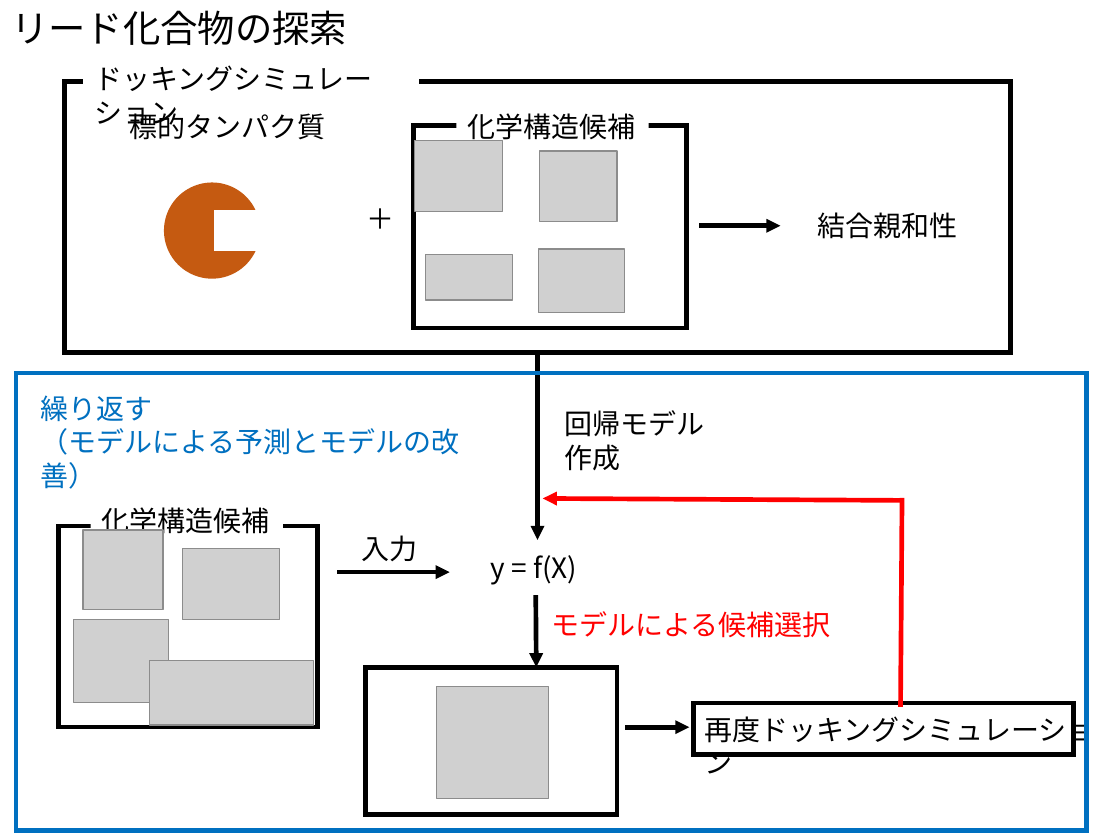
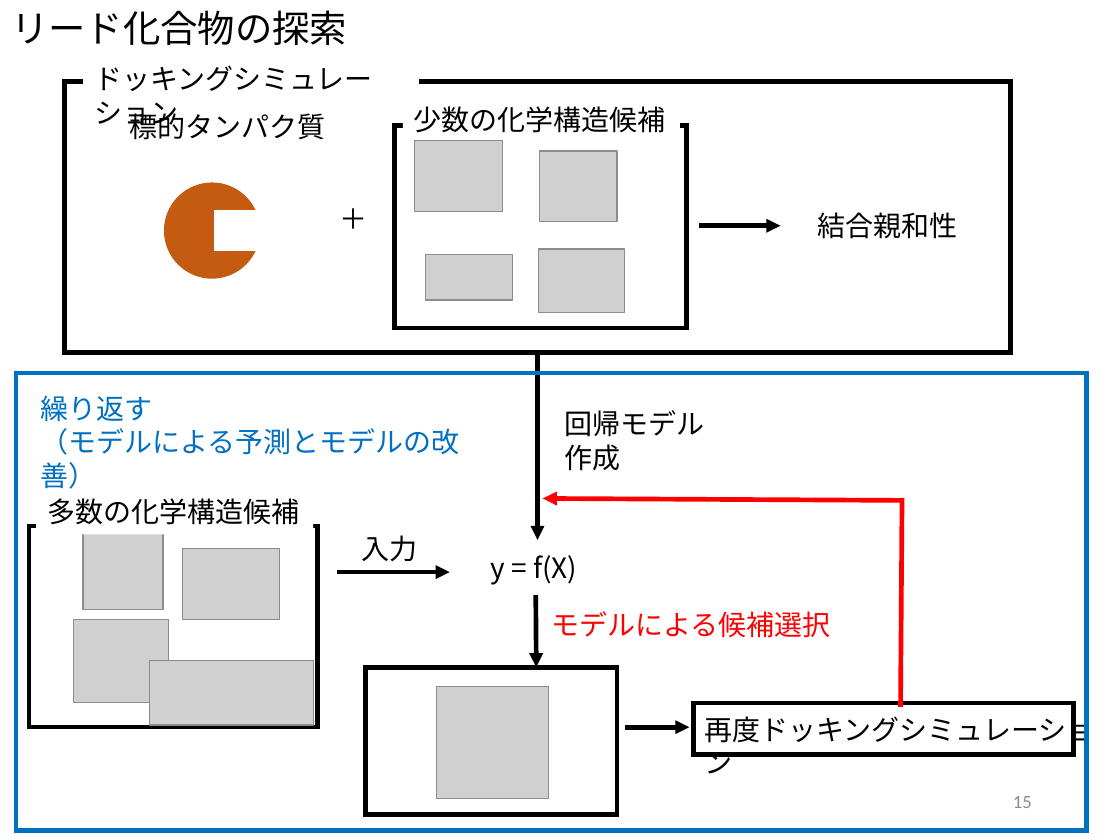
Before and after one commit to miya-dai/system_design, a slide deck: slide 15 of discussion/中間発表.pptx (slide 12 before the commit). Drawn at 1120x840 pixels with LibreOffice and Linux fonts; fonts in the diff are those of the drawing; grey boxes stand for pictures. Boxes give left, top, right and bottom in pixels: in the first picture for what was removed or moved away, otherwise in the second. Text is boxed around its words. In the diff, an @@ line names an element or a change of style, - is before the commit and + after.

```diff
--- a/discussion/中間発表.pptx
+++ b/discussion/中間発表.pptx
@@ text at box(414, 106, 666, 133): text changed @@
-化学構造候補
+少数の化学構造候補
@@ rectangle: place and size @@
-rectangle at box(413, 125, 687, 328)
+rectangle at box(394, 125, 685, 328)
@@ text "＋": place and size @@
-text "＋" at box(356, 196, 407, 241)
+text "＋" at box(329, 196, 380, 241)
@@ text at box(47, 498, 299, 525): text changed @@
-化学構造候補
+多数の化学構造候補
@@ rectangle: place and size @@
-rectangle at box(58, 526, 318, 728)
+rectangle at box(29, 526, 318, 728)
@@ page number added at box(1013, 796, 1032, 808), 12 pt, text #8C8C8C @@
+15
```
Also in this commit, not shown: 20 other slides changed, 3 slides added, 1 slide removed, 1 other file.
